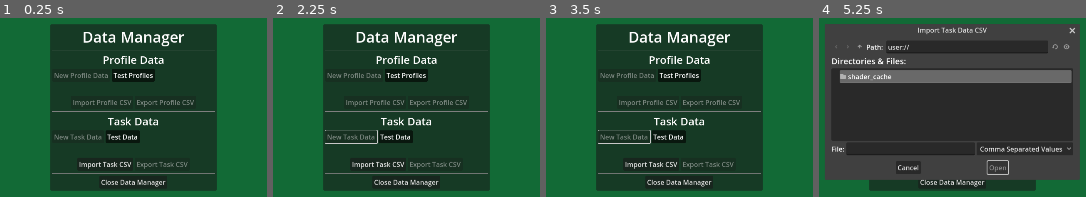
Above: before the commit, frames 1-4 (left to right).
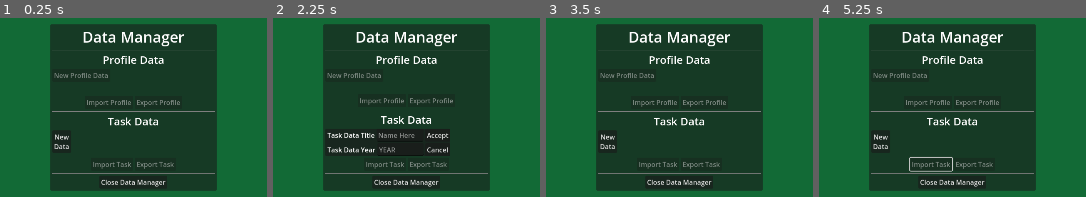
Above: after the commit, the same moments.

Repository: Phoenix-Greenleaf/GG-Household-Helper
Game: Godot game, scene res://scenes/data_manager_screen.tscn
The game is run twice, just before and just after one commit, with the same random seed, the same clock (stepped at 60 frames per second) and the same inputs. This scene is started directly instead of the project's main scene.
Inputs (mouse positions are in pixels of both pictures, inside the frame that each line leads up to):
- Up to frame 1 (0.25 s): no input
- Up to frame 2 (2.25 s): click (377, 164) at 0.5 s, where only the run before the commit has a clickable "Import Task CSV"; click (361, 168) at 1.25 s, where only the run before the commit has a clickable "Cancel"; click (334, 141) at 2 s, where only the run after the commit has a clickable "New Data"
- Up to frame 3 (3.5 s): click (711, 150) at 2.75 s, where only the run after the commit has a clickable "Cancel"
- Up to frame 4 (5.25 s): click (880, 141) at 3.5 s, where only the run after the commit has a clickable "New Data"; click (984, 134) at 4.25 s, where only the run after the commit has a clickable "Accept"; click (923, 164) at 5 s, where only the run before the commit has a clickable "Import Task CSV"

The runs differ from the first frame. In frame 1, 3.3% of the frame differs, in the area x 20-73%, y 28-85%; in frame 2, 7.3%; in frame 3, 3.5%; in frame 4, 57%, in the area x 2-98%, y 3-91%.

Commit message:
TaskData creation buttons added
Took a lot of learning mistakes but the various buttons and resources talk now. The saving itself throws an error. JSON might be tossed out for binary serialization instead, but all import/export besides resources are on pause.

Diff:
--- a/gui/data_manager/data_manager.gd
+++ b/gui/data_manager/data_manager.gd
@@ -3,14 +3,44 @@
 
 @onready var close_manager_button: Button = %CloseManager
 @onready var import_task_file_dialog: FileDialog = $ImportTaskFileDialog
+@onready var task_data_title_line_edit: LineEdit = %TaskDataTitleLineEdit
+@onready var task_data_year_line_edit: LineEdit = %TaskDataYearLineEdit
+@onready var new_task_panel: PanelContainer = %NewTaskPanel
+@onready var new_task_button: Button = %NewTaskButton
+@onready var task_grid: GridContainer = %TaskGrid
+
+var task_save_button_group = preload("res://gui/data_manager/task_save_button_group.tres")
+var task_save_button = preload("res://gui/data_manager/task_save_button.tscn")
+
+var tasksheet_folder = "user://task_data/"
+var profile_folder = "user://profile_data/"
+var export_folder = "user://exports/"
+
+var task_button_count: int = 0
 
 
 
-var csv_conversion: Array = []
+var name_column: int = 0
+var section_column: int = 1
+var group_column: int = 2
+var user_column: int = 4
+var time_of_day_column: int
+var priority_column: int
+var location_column: int
+var time_unit_column: int
+var units_per_cycle_column: int
+var units_added_when_skipped_column: int
+var last_completed_column: int
+var year_column: int
+
+
+
+#var csv_conversion: Array = []
 
 func _ready() -> void:
 	close_manager_button.pressed.connect(emit_exit_signal)
 	import_task_file_dialog.visible = false
+	new_task_panel.visible = false
 
 
 func emit_exit_signal() -> void:
@@ -18,37 +48,31 @@
 	prints("data manager close Emitted")
 
 
-func import_csv(csv_to_import):
-	var source_csv = FileAccess.open(csv_to_import,FileAccess.READ)
-	if not source_csv:
-		printerr("Failed to open CSV: ", source_csv)
-		return FAILED #globalscope enum
-	var rows = []
-	while not source_csv.eof_reached():
-		var single_row = source_csv.get_csv_line()
-		rows.append(single_row)
-	source_csv.close()
-
-	#Removing trailing empty line, test if this is needed
-	if not rows.is_empty() and rows.back().size() == 1 and rows.back()[0] == "":
-		rows.pop_back()
-
-	csv_conversion = []
-	csv_conversion = rows
-
-func import_task(save_path):
-	var spreadsheet_year : int = csv_conversion[0][0]
-	var spreadsheet_title : String = csv_conversion[0][1]
-	var data = TaskSpreadsheetData.new(spreadsheet_year, spreadsheet_title)
+func _task(save_path):
+	pass
 
 
 
-	var filename = save_path + ".res"
-	var save_error = ResourceSaver.save(data, filename)
-	if save_error != OK:
-		printerr("Failed to save resource: ", save_error)
-	return save_error
+#	var task_data = TaskData.new()
+#	spreadsheet_data.spreadsheet_data.append()
+#
+#
+#
+#	var filename = save_path + ".res"
+#	var save_error = ResourceSaver.save(spreadsheet_data, filename)
+#	if save_error != OK:
+#		printerr("Failed to save resource: ", save_error)
+#	return save_error
 
+
+func show_new_task_panel() -> void:
+	new_task_panel.visible = true
+	new_task_button.visible = false
+
+
+func show_new_task_button() -> void:
+	new_task_button.visible = true
+	new_task_panel.visible = false
 
 
 
@@ -62,3 +86,49 @@
 
 func _on_import_task_file_dialog_file_selected(path: String) -> void:
 	pass # Replace with function body.
+
+
+func _on_new_task_button_pressed() -> void:
+	show_new_task_panel()
+
+
+func _on_task_cancel_button_pressed() -> void:
+	show_new_task_button()
+
+
+func _on_task_accept_button_pressed() -> void:
+	if not task_data_year_line_edit.text or not task_data_title_line_edit.text:
+		printerr("Task needs title and year, not accepted")
+		show_new_task_button()
+		return
+	var tasksheet_year: String = task_data_year_line_edit.text
+	var tasksheet_name: String = task_data_title_line_edit.text
+	var tasksheet_data := TaskSpreadsheetData.new(tasksheet_year as int, tasksheet_name)
+	var filepath: String = tasksheet_folder + tasksheet_name + tasksheet_year + ".res"
+	var save_error = ResourceSaver.save(tasksheet_data, filepath)
+	if save_error != OK:
+		printerr("Failed to save resource: ", save_error)
+	create_task_save_button(tasksheet_data)
+	show_new_task_button()
+
+
+func create_task_save_button(target_resource: TaskSpreadsheetData) -> void:
+	var new_task_save_button = task_save_button.instantiate()
+	task_grid.add_child(new_task_save_button)
+	task_grid.move_child(new_task_save_button, task_button_count)
+	new_task_save_button.saved_resource = target_resource
+	new_task_save_button.update_button() #this failed and I don't understand why
+#	var task_title_label: Label = new_task_save_button.task_set_name_label
+#	var task_year_label: Label = new_task_save_button.task_set_year_label
+#	task_title_label.text = new_task_save_button.saved_resource.spreadsheet_title
+#	task_year_label.text = new_task_save_button.saved_resource.spreadsheet_year as String
+#	task_title_label.text = "testing"
+#	task_year_label.text = "1888"
+
+	task_button_count += 1
+	var actual_task_button: Button = new_task_save_button.get_node("FunctionalButton")
+	actual_task_button.toggled.connect(_on_task_save_button_pressed.bind(target_resource))
+	actual_task_button.set_button_group(task_save_button_group)
+
+func _on_task_save_button_pressed(tasksheet: TaskSpreadsheetData):
+	pass
--- a/gui/data_manager/data_manager.tscn
+++ b/gui/data_manager/data_manager.tscn
@@ -44,27 +44,16 @@
 text = "Profile Data"
 horizontal_alignment = 1
 
-[node name="ProfileScrollContainer" type="ScrollContainer" parent="MainMargin/DataManagerVBox"]
-layout_mode = 2
-size_flags_vertical = 3
-
-[node name="ProfileGrid" type="GridContainer" parent="MainMargin/DataManagerVBox/ProfileScrollContainer"]
+[node name="ProfileGrid" type="GridContainer" parent="MainMargin/DataManagerVBox"]
 layout_mode = 2
 size_flags_horizontal = 3
 size_flags_vertical = 3
 columns = 6
 
-[node name="NewProfile" type="Button" parent="MainMargin/DataManagerVBox/ProfileScrollContainer/ProfileGrid"]
+[node name="NewProfile" type="Button" parent="MainMargin/DataManagerVBox/ProfileGrid"]
 layout_mode = 2
 disabled = true
 text = "New Profile Data"
-
-[node name="TestProfiles" type="Button" parent="MainMargin/DataManagerVBox/ProfileScrollContainer/ProfileGrid"]
-layout_mode = 2
-mouse_filter = 2
-toggle_mode = true
-button_pressed = true
-text = "Test Profiles"
 
 [node name="ProfileCSVHBox" type="HBoxContainer" parent="MainMargin/DataManagerVBox"]
 layout_mode = 2
@@ -73,12 +62,12 @@
 [node name="ImportProfileCSV" type="Button" parent="MainMargin/DataManagerVBox/ProfileCSVHBox"]
 layout_mode = 2
 disabled = true
-text = "Import Profile CSV"
+text = "Import Profile"
 
 [node name="ExportProfileCSV" type="Button" parent="MainMargin/DataManagerVBox/ProfileCSVHBox"]
 layout_mode = 2
 disabled = true
-text = "Export Profile CSV"
+text = "Export Profile"
 
 [node name="HSeparator2" type="HSeparator" parent="MainMargin/DataManagerVBox"]
 layout_mode = 2
@@ -89,27 +78,68 @@
 text = "Task Data"
 horizontal_alignment = 1
 
-[node name="TaskScrollContainer" type="ScrollContainer" parent="MainMargin/DataManagerVBox"]
-layout_mode = 2
-size_flags_vertical = 3
-
-[node name="TaskGrid" type="GridContainer" parent="MainMargin/DataManagerVBox/TaskScrollContainer"]
+[node name="TaskGrid" type="GridContainer" parent="MainMargin/DataManagerVBox"]
+unique_name_in_owner = true
 layout_mode = 2
 size_flags_horizontal = 3
 size_flags_vertical = 3
 columns = 6
 
-[node name="NewTask" type="Button" parent="MainMargin/DataManagerVBox/TaskScrollContainer/TaskGrid"]
+[node name="NewTaskButton" type="Button" parent="MainMargin/DataManagerVBox/TaskGrid"]
+unique_name_in_owner = true
 layout_mode = 2
-disabled = true
-text = "New Task Data"
+size_flags_horizontal = 4
+size_flags_vertical = 4
+text = "New
+Data"
 
-[node name="TestTask" type="Button" parent="MainMargin/DataManagerVBox/TaskScrollContainer/TaskGrid"]
+[node name="NewTaskPanel" type="PanelContainer" parent="MainMargin/DataManagerVBox/TaskGrid"]
+unique_name_in_owner = true
 layout_mode = 2
-mouse_filter = 2
-toggle_mode = true
-button_pressed = true
-text = "Test Data"
+
+[node name="Margin" type="MarginContainer" parent="MainMargin/DataManagerVBox/TaskGrid/NewTaskPanel"]
+layout_mode = 2
+theme_override_constants/margin_left = 5
+
+[node name="VBox" type="VBoxContainer" parent="MainMargin/DataManagerVBox/TaskGrid/NewTaskPanel/Margin"]
+layout_mode = 2
+
+[node name="HBox" type="HBoxContainer" parent="MainMargin/DataManagerVBox/TaskGrid/NewTaskPanel/Margin/VBox"]
+layout_mode = 2
+
+[node name="TaskDataTitleLabel" type="Label" parent="MainMargin/DataManagerVBox/TaskGrid/NewTaskPanel/Margin/VBox/HBox"]
+layout_mode = 2
+text = "Task Data Title"
+
+[node name="TaskDataTitleLineEdit" type="LineEdit" parent="MainMargin/DataManagerVBox/TaskGrid/NewTaskPanel/Margin/VBox/HBox"]
+unique_name_in_owner = true
+layout_mode = 2
+size_flags_horizontal = 3
+placeholder_text = "Name Here"
+expand_to_text_length = true
+clear_button_enabled = true
+
+[node name="TaskAcceptButton" type="Button" parent="MainMargin/DataManagerVBox/TaskGrid/NewTaskPanel/Margin/VBox/HBox"]
+layout_mode = 2
+text = "Accept"
+
+[node name="HBoxContainer2" type="HBoxContainer" parent="MainMargin/DataManagerVBox/TaskGrid/NewTaskPanel/Margin/VBox"]
+layout_mode = 2
+
+[node name="TaskDataYearLabel" type="Label" parent="MainMargin/DataManagerVBox/TaskGrid/NewTaskPanel/Margin/VBox/HBoxContainer2"]
+layout_mode = 2
+text = "Task Data Year"
+
+[node name="TaskDataYearLineEdit" type="LineEdit" parent="MainMargin/DataManagerVBox/TaskGrid/NewTaskPanel/Margin/VBox/HBoxContainer2"]
+unique_name_in_owner = true
+layout_mode = 2
+size_flags_horizontal = 3
+placeholder_text = "YEAR"
+
+[node name="TaskCancelButton" type="Button" parent="MainMargin/DataManagerVBox/TaskGrid/NewTaskPanel/Margin/VBox/HBoxContainer2"]
+layout_mode = 2
+size_flags_horizontal = 8
+text = "Cancel"
 
 [node name="TaskCSVHBox" type="HBoxContainer" parent="MainMargin/DataManagerVBox"]
 layout_mode = 2
@@ -117,12 +147,13 @@
 
 [node name="ImportTaskCSV" type="Button" parent="MainMargin/DataManagerVBox/TaskCSVHBox"]
 layout_mode = 2
-text = "Import Task CSV"
+disabled = true
+text = "Import Task"
 
 [node name="ExportTaskCSV" type="Button" parent="MainMargin/DataManagerVBox/TaskCSVHBox"]
 layout_mode = 2
 disabled = true
-text = "Export Task CSV"
+text = "Export Task"
 
 [node name="HSeparator3" type="HSeparator" parent="MainMargin/DataManagerVBox"]
 layout_mode = 2
@@ -136,12 +167,15 @@
 [node name="ImportTaskFileDialog" type="FileDialog" parent="."]
 title = "Import Task Data CSV"
 initial_position = 2
-size = Vector2i(597, 337)
-visible = true
-ok_button_text = "Import Task CSV"
+size = Vector2i(600, 400)
+ok_button_text = "Open"
 mode_overrides_title = false
 file_mode = 0
 access = 1
 filters = PackedStringArray("*.csv ; Comma Separated Values")
 
+[connection signal="pressed" from="MainMargin/DataManagerVBox/TaskGrid/NewTaskButton" to="." method="_on_new_task_button_pressed"]
+[connection signal="pressed" from="MainMargin/DataManagerVBox/TaskGrid/NewTaskPanel/Margin/VBox/HBox/TaskAcceptButton" to="." method="_on_task_accept_button_pressed"]
+[connection signal="pressed" from="MainMargin/DataManagerVBox/TaskGrid/NewTaskPanel/Margin/VBox/HBoxContainer2/TaskCancelButton" to="." method="_on_task_cancel_button_pressed"]
 [connection signal="pressed" from="MainMargin/DataManagerVBox/TaskCSVHBox/ImportTaskCSV" to="." method="_on_import_task_csv_pressed"]
+[connection signal="file_selected" from="ImportTaskFileDialog" to="." method="_on_import_task_file_dialog_file_selected"]
--- /dev/null
+++ b/gui/data_manager/task_save_button.gd
@@ -0,0 +1,19 @@
+extends PanelContainer
+
+@onready var task_set_name_label: Label = $MarginContainer/VBox/TaskSetNameLabel
+@onready var task_set_year_label: Label = $MarginContainer/VBox/TaskSetYearLabel
+
+
+@export var saved_resource : TaskSpreadsheetData
+
+
+func _ready() -> void:
+	update_button()
+
+func update_button() -> void:
+	if saved_resource:
+		task_set_name_label.text = saved_resource.spreadsheet_title
+		task_set_year_label.text = str(saved_resource.spreadsheet_year)
+	else:
+		task_set_name_label.text = "Button Test"
+		task_set_year_label.text = "2020"
--- /dev/null
+++ b/gui/data_manager/task_save_button.tscn
@@ -0,0 +1,54 @@
+[gd_scene load_steps=2 format=3 uid="uid://dyyf7omqhasxq"]
+
+[ext_resource type="Script" path="res://gui/data_manager/task_save_button.gd" id="1_4tmnx"]
+
+[node name="TaskSaveButton" type="PanelContainer"]
+anchors_preset = 8
+anchor_left = 0.5
+anchor_top = 0.5
+anchor_right = 0.5
+anchor_bottom = 0.5
+offset_left = -86.0
+offset_top = -39.0
+offset_right = 86.0
+offset_bottom = 39.0
+grow_horizontal = 2
+grow_vertical = 2
+size_flags_horizontal = 4
+size_flags_vertical = 4
+mouse_filter = 2
+script = ExtResource("1_4tmnx")
+
+[node name="FunctionalButton" type="Button" parent="."]
+layout_mode = 2
+toggle_mode = true
+
+[node name="MarginContainer" type="MarginContainer" parent="."]
+layout_mode = 2
+mouse_filter = 2
+theme_override_constants/margin_left = 10
+theme_override_constants/margin_top = 10
+theme_override_constants/margin_right = 10
+theme_override_constants/margin_bottom = 10
+
+[node name="VBox" type="VBoxContainer" parent="MarginContainer"]
+layout_mode = 2
+size_flags_horizontal = 4
+size_flags_vertical = 4
+mouse_filter = 2
+
+[node name="TaskSetNameLabel" type="Label" parent="MarginContainer/VBox"]
+layout_mode = 2
+size_flags_horizontal = 4
+theme_override_font_sizes/font_size = 24
+text = "Task Set Name"
+horizontal_alignment = 1
+vertical_alignment = 1
+
+[node name="TaskSetYearLabel" type="Label" parent="MarginContainer/VBox"]
+layout_mode = 2
+size_flags_horizontal = 4
+theme_override_font_sizes/font_size = 24
+text = "[YEAR]"
+horizontal_alignment = 1
+vertical_alignment = 1
--- /dev/null
+++ b/gui/data_manager/task_save_button_group.tres
@@ -0,0 +1,3 @@
+[gd_resource type="ButtonGroup" format=3 uid="uid://dj13hv2sij8sa"]
+
+[resource]
--- a/gui/task_spreadsheet/task_spreadsheet_data.gd
+++ b/gui/task_spreadsheet/task_spreadsheet_data.gd
@@ -32,3 +32,6 @@
 		spreadsheet_year,
 		)
 	test_task.print_task_data()
+
+
+#func add_task()
